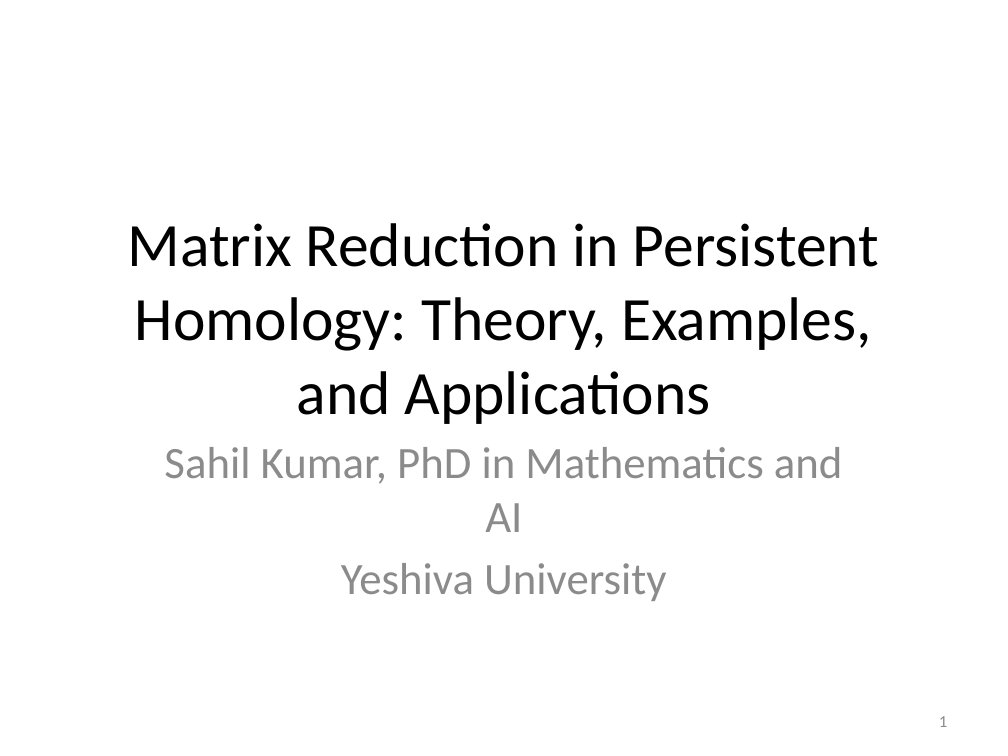
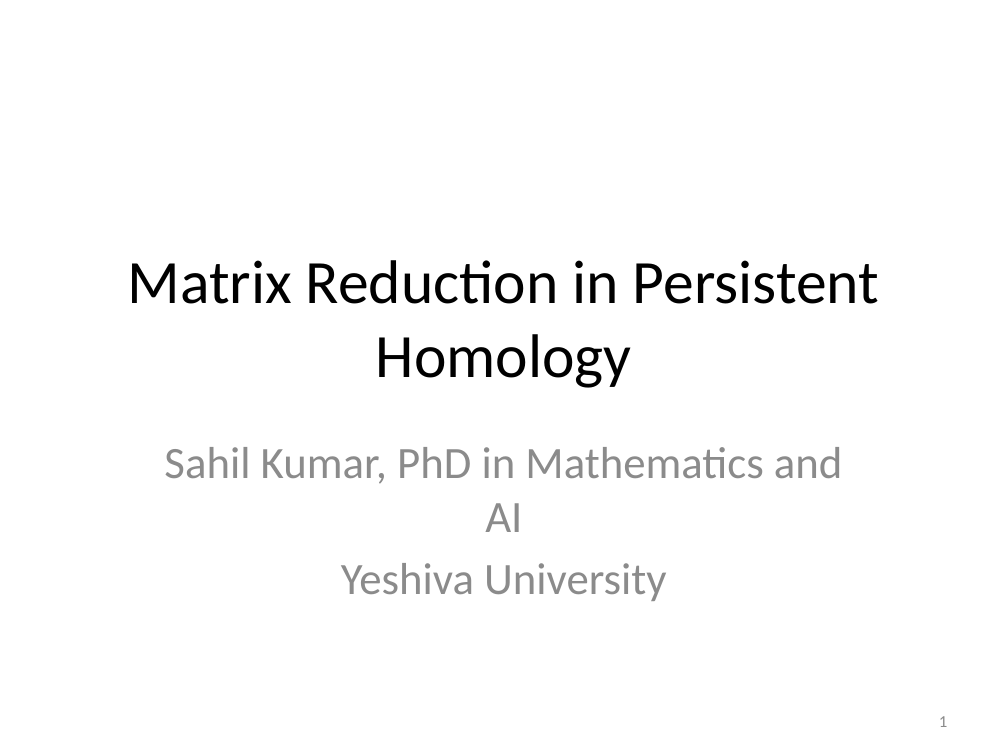
Before and after one commit to sahilkumar15/computational_topology, a slide deck: slide 1 of Matrix_Reduction_Presentation_Sahil.pptx. Drawn at 1008x756 pixels with LibreOffice and Linux fonts; fonts in the diff are those of the drawing. Boxes give left, top, right and bottom in pixels: in the first picture for what was removed or moved away, otherwise in the second. Text is boxed around its words. In the diff, an @@ line names an element or a change of style, - is before the commit and + after.

Commit message:
ppt

```diff
--- a/Matrix_Reduction_Presentation_Sahil.pptx
+++ b/Matrix_Reduction_Presentation_Sahil.pptx
@@ title at [128, 260, 879, 388]: text changed @@
-Matrix Reduction in Persistent Homology: Theory, Examples, and Applications
+Matrix Reduction in Persistent Homology
```
Also in this commit, not shown: 1 other slide changed, 1 slide removed.
